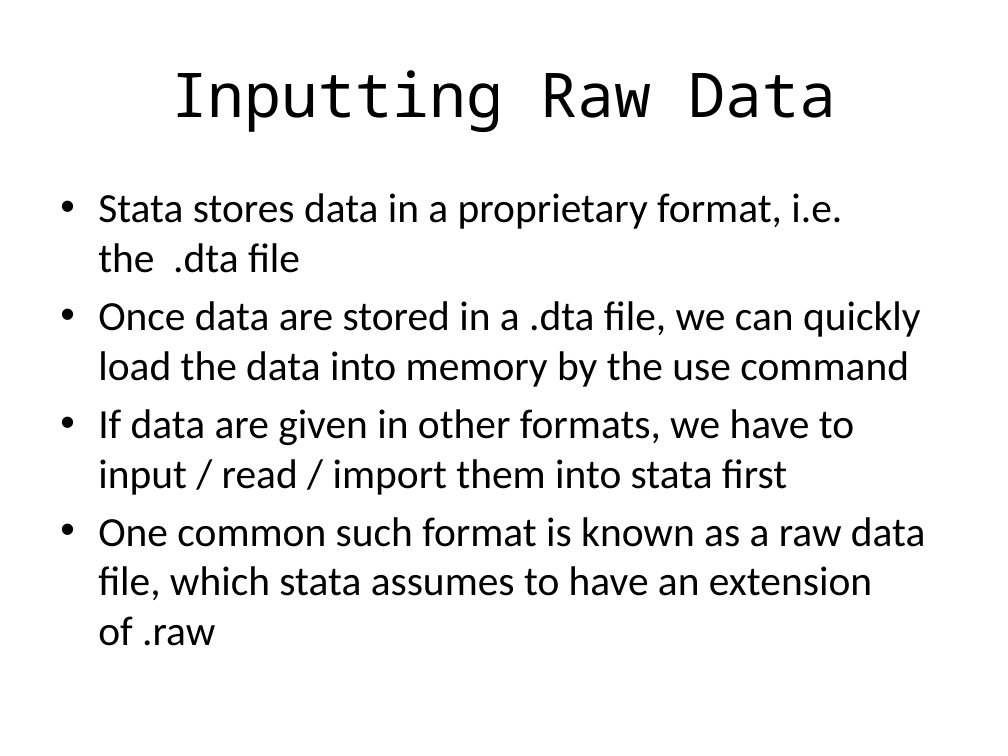
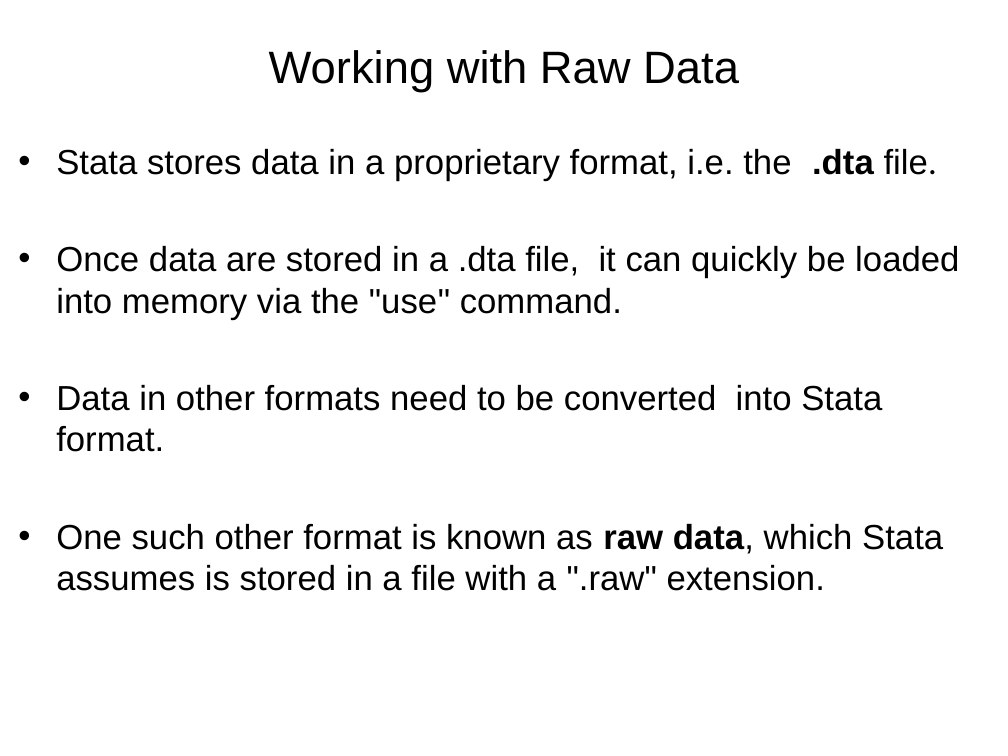
Before and after one commit to Chang-Y-Chung/dm, a slide deck: slide 20 of dm.pptx (slide 28 before the commit). Drawn at 1008x756 pixels with LibreOffice and Linux fonts; fonts in the diff are those of the drawing. Boxes give left, top, right and bottom in pixels: in the first picture for what was removed or moved away, otherwise in the second. Text is boxed around its words. In the diff, an @@ line names an element or a change of style, - is before the commit and + after.

```diff
--- a/dm.pptx
+++ b/dm.pptx
@@ title at [269,50,739,93]: text changed; size 44 to 32.4 pt; font Noto Sans Mono to Arial @@
-Inputting Raw Data
+Working with Raw Data
@@ text at [56,149,959,591]: text changed; size 29.6 to 24.8 pt; font Calibri to Arial @@
-• Stata stores data in a proprietary format, i.e. the .dta file
-• Once data are stored in a .dta file, we can quickly load the data into memory by the use command
-• If data are given in other formats, we have to input / read / import them into stata first
-• One common such format is known as a raw data file, which stata assumes to have an extension of .raw
+• Stata stores data in a proprietary format, i.e. the .dta file.
+• Once data are stored in a .dta file, it can quickly be loaded into memory via the "use" command.
+• Data in other formats need to be converted into Stata format.
+• One such other format is known as raw data, which Stata assumes is stored in a file with a ".raw" extension.
```
Also in this commit, not shown: 22 other slides changed, 1 slide added, 9 slides removed.
